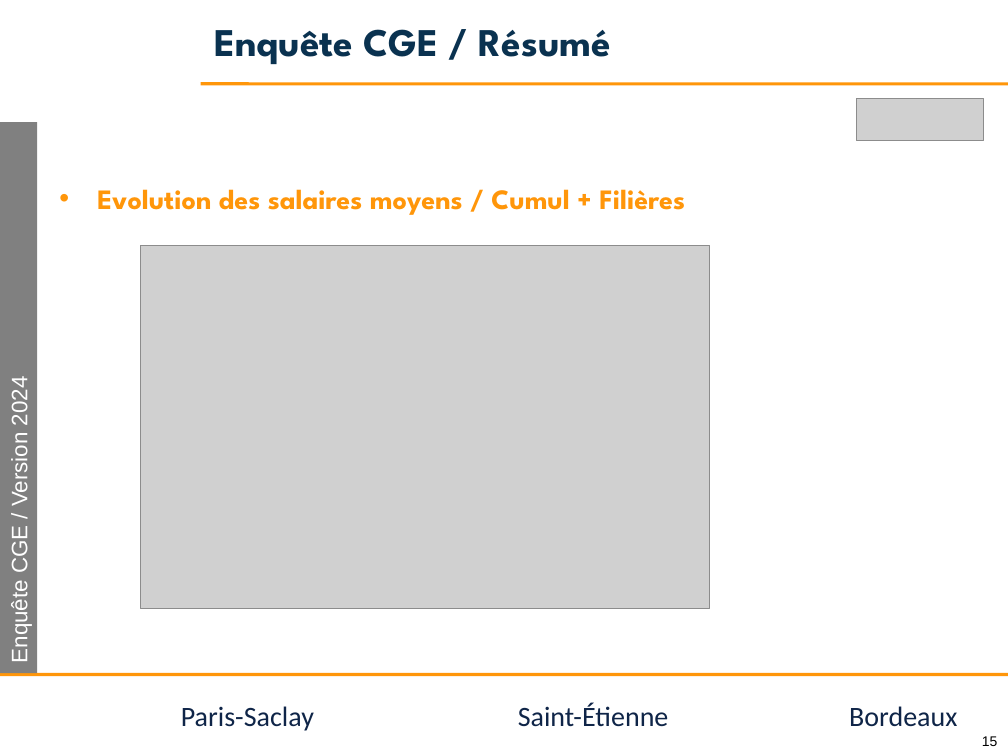
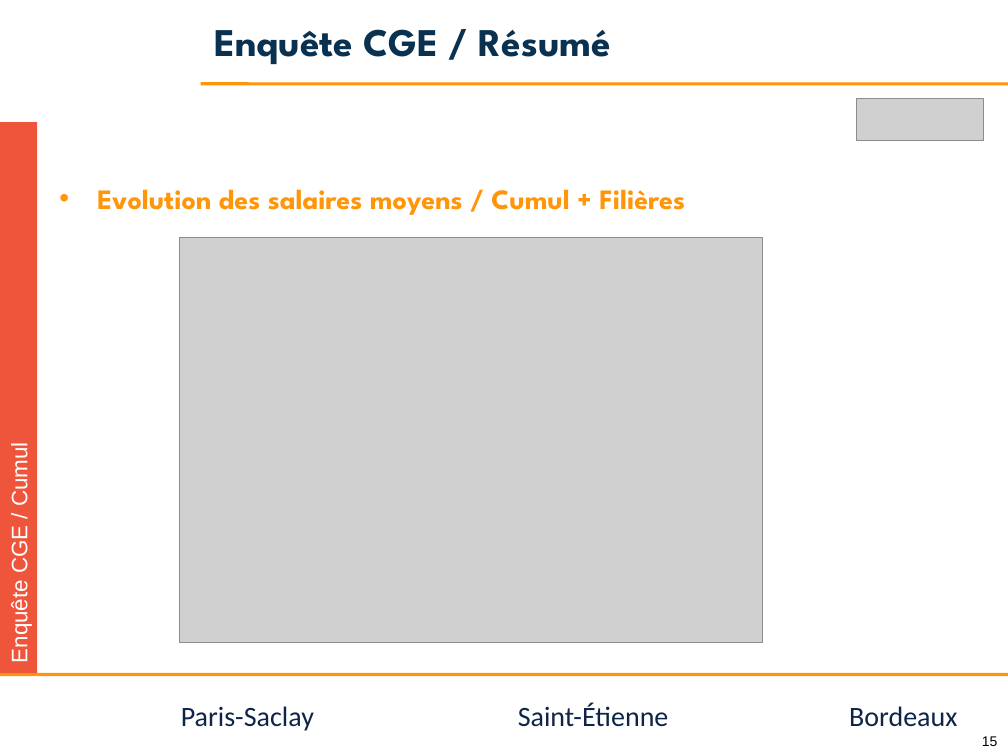
Before and after one commit to jvillemejane/jvillemejane, a slide deck: slide 15 of Presentations/2024_COPERF_CGE.pptx. Drawn at 1008x756 pixels with LibreOffice and Linux fonts; fonts in the diff are those of the drawing; grey boxes stand for pictures; background and template pictures are left out. Boxes give left, top, right and bottom in pixels: in the first picture for what was removed or moved away, otherwise in the second. Text is boxed around its words. In the diff, an @@ line names an element or a change of style, - is before the commit and + after.

```diff
--- a/Presentations/2024_COPERF_CGE.pptx
+++ b/Presentations/2024_COPERF_CGE.pptx
@@ rectangle "Enquête CGE / Cumul" at bbox=[0, 122, 37, 673]: fill #808080 to #EF553B @@
@@ picture: place and size @@
-picture at bbox=[141, 245, 711, 609]
+picture at bbox=[179, 238, 763, 642]
@@ text in rectangle at bbox=[7, 448, 32, 661]: text changed @@
-Enquête CGE / Version 2024
+Enquête CGE / Cumul
```
Also in this commit, not shown: 8 other slides changed, 4 slides added, 1 other file.
